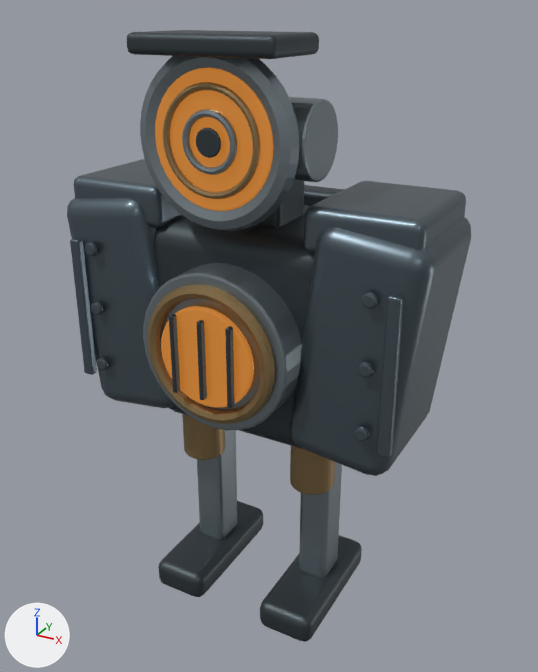
An edit to the Blender file public/assets/induction-warden.blend, drawn before and after from the same camera.
Camera for both pictures: a 50 mm lens placed at (1.33, -2.37, 2.39), pointed at (-0.02, 0.08, 1.16). Lighting does not change. The marker at lower left points along +X, +Y and +Z. The first picture is the older version.

In view in the first picture: 'ArmorLeft', 'ArmorRight', 'Brass', 'Emitter', 'Frame', 'Steel'.
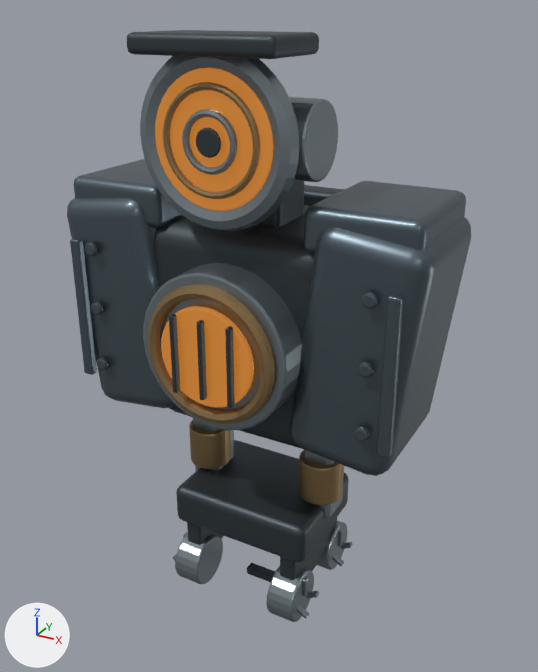
Patch to the scene script:
```diff
--- a/public/assets/induction-warden.blend.py
+++ b/public/assets/induction-warden.blend.py
@@ me_cube_001 @@
-me_cube_001.from_pydata(...)  # 1056 vertices, 1044 faces; spans x -0.39..0.39, y -0.45..0.43, z 0.02..2.32
+me_cube_001.from_pydata(...)  # 960 vertices, 946 faces; spans x -0.39..0.39, y -0.45..0.43, z 0.34..2.32
+# me_cube_001 part 1: a new loose piece of 96 vertices spanning x -0.31..0.31, y -0.24..0.24, z 0.34..0.52, in mat_warden_frame (dark grey #424b50)
+# me_cube_001 part 2: the loose piece of 96 vertices spanning x -0.38..-0.14, y -0.31..0.27, z 0.02..0.14 is deleted
+# me_cube_001 part 3: the loose piece of 96 vertices spanning x 0.14..0.38, y -0.31..0.27, z 0.02..0.14 is deleted
 me_cube_001.materials.append(mat_warden_frame)
@@ me_cube_003 @@
-me_cube_003.from_pydata(...)  # 2688 vertices, 2588 faces; spans x -0.54..0.54, y -0.38..0.62, z 0.12..2.3
+me_cube_003.from_pydata(...)  # 2688 vertices, 2588 faces; spans x -0.54..0.54, y -0.38..0.62, z 0.45..2.3
+# me_cube_003 part 4: the loose piece of 96 vertices spanning x -0.32..-0.19, y -0.05..0.11, z 0.12..0.88 is scaled about its middle by (1, 1, 0.585), then moved by (-0.01, 0.0, 0.17)
+# me_cube_003 part 5: the loose piece of 96 vertices spanning x 0.19..0.32, y -0.05..0.11, z 0.12..0.88 is scaled about its middle by (1, 1, 0.585), then moved by (0.01, 0.0, 0.17)
 me_cube_003.materials.append(mat_warden_machinedsteel)
@@ me_cylinder @@
 # used by ob_brass; location = (0.0, 0.0, 0.0); rotation_euler = (0.0, 0.0, 3.142), in degrees (0, 0, 180)
-me_cylinder.from_pydata(...)  # 1024 vertices, 964 faces; spans x -0.35..0.35, y -0.03..0.42, z 0.62..2.18
+me_cylinder.from_pydata(...)  # 1024 vertices, 964 faces; spans x -0.36..0.36, y -0.09..0.42, z 0.54..2.18
+# me_cylinder part 6: the loose piece of 192 vertices spanning x 0.17..0.35, y -0.03..0.15, z 0.62..0.89 is scaled about its middle by (1, 1, 0.657), then moved by (0.01, -0.06, -0.13)
+# me_cylinder part 7: the loose piece of 192 vertices spanning x -0.35..-0.17, y -0.03..0.15, z 0.62..0.89 is scaled about its middle by (1, 1, 0.657), then moved by (-0.01, -0.06, -0.13)
 me_cylinder.materials.append(mat_warden_brass)
@@ ob_tracksupport @@
+ob_tracksupport = bpy.data.objects.new('TrackSupport', me_cube_047)  # 192 vertices, 196 faces; spans x -0.265..0.265, y -0.22..0.22, z 0.15..0.43; in mat_warden_frame (dark grey #424b50)
+ob_tracksupport.location = (0.0, 0.0, 0.0)
@@ ob_rollerrightrear @@
+ob_rollerrightrear = bpy.data.objects.new('RollerRightRear', me_cylinder_005)  # 432 vertices, 416 faces; spans x -0.11..0.11, y -0.11..0.11, z -0.06..0.107; in mat_warden_machinedsteel (grey #89959b)
+ob_rollerrightrear.location = (0.23, 0.18, 0.14)
+ob_rollerrightrear.rotation_euler = (1.571, 0.0, 1.571)  # degrees (90, 0, 90)
@@ ob_rollerrightfront @@
+ob_rollerrightfront = bpy.data.objects.new('RollerRightFront', me_cylinder_004)  # 432 vertices, 416 faces; spans x -0.11..0.11, y -0.11..0.11, z -0.06..0.107; in mat_warden_machinedsteel (grey #89959b)
+ob_rollerrightfront.location = (0.23, -0.18, 0.14)
+ob_rollerrightfront.rotation_euler = (1.571, 0.0, 1.571)  # degrees (90, 0, 90)
@@ ob_rollerleftfront @@
+ob_rollerleftfront = bpy.data.objects.new('RollerLeftFront', me_cylinder_002)  # 432 vertices, 416 faces; spans x -0.11..0.11, y -0.11..0.11, z -0.107..0.06; in mat_warden_machinedsteel (grey #89959b)
+ob_rollerleftfront.location = (-0.23, -0.18, 0.14)
+ob_rollerleftfront.rotation_euler = (1.571, 0.0, 1.571)  # degrees (90, 0, 90)
@@ ob_trackshoe @@
+ob_trackshoe = bpy.data.objects.new('TrackShoe', me_cube_006)  # 192 vertices, 196 faces; spans x -0.08..0.08, y -0.024..0.024, z -0.03..0.018; in mat_warden_frame (dark grey #424b50)
+ob_trackshoe.location = (0.0, 0.0, 0.0)
```

Where the change shows, as pixel boxes (x1, y1, x2, y2) in the pictures (538 x 672 px; the box of a moved part takes in the faces that stretch with it):
'Frame', reshaped (13% shorter)
    before: (127, 30, 362, 642)
    after: (127, 30, 349, 563)
'Steel', reshaped (11% shorter)
    before: (140, 56, 342, 577)
    after: (140, 56, 344, 519)
'Brass', reshaped
    before: (147, 82, 335, 495)
    after: (147, 82, 343, 505)
'RollerRightFront', added
    after: (266, 566, 319, 622)
'RollerLeftFront', added
    after: (173, 532, 223, 584)
'TrackSupport', added
    after: (187, 518, 337, 580)
'RollerRightRear', added
    after: (317, 520, 353, 570)
'TrackShoe', added
    after: (247, 563, 276, 582)
part 1 of me_cube_001, added
    after: (176, 440, 349, 563)
part 2 of me_cube_001, deleted
    before: (158, 501, 263, 597)
part 3 of me_cube_001, deleted
    before: (260, 535, 362, 642)
part 4 of me_cube_003, moved or reshaped (mostly hidden afterwards)
    before: (197, 430, 237, 540)
    after: (193, 418, 234, 471)
part 5 of me_cube_003, moved or reshaped
    before: (299, 462, 342, 577)
    after: (304, 449, 344, 519)
part 6 of me_cylinder, moved or reshaped
    before: (182, 414, 225, 460)
    after: (189, 420, 231, 469)
part 7 of me_cylinder, moved or reshaped
    before: (290, 446, 335, 495)
    after: (299, 450, 343, 505)
